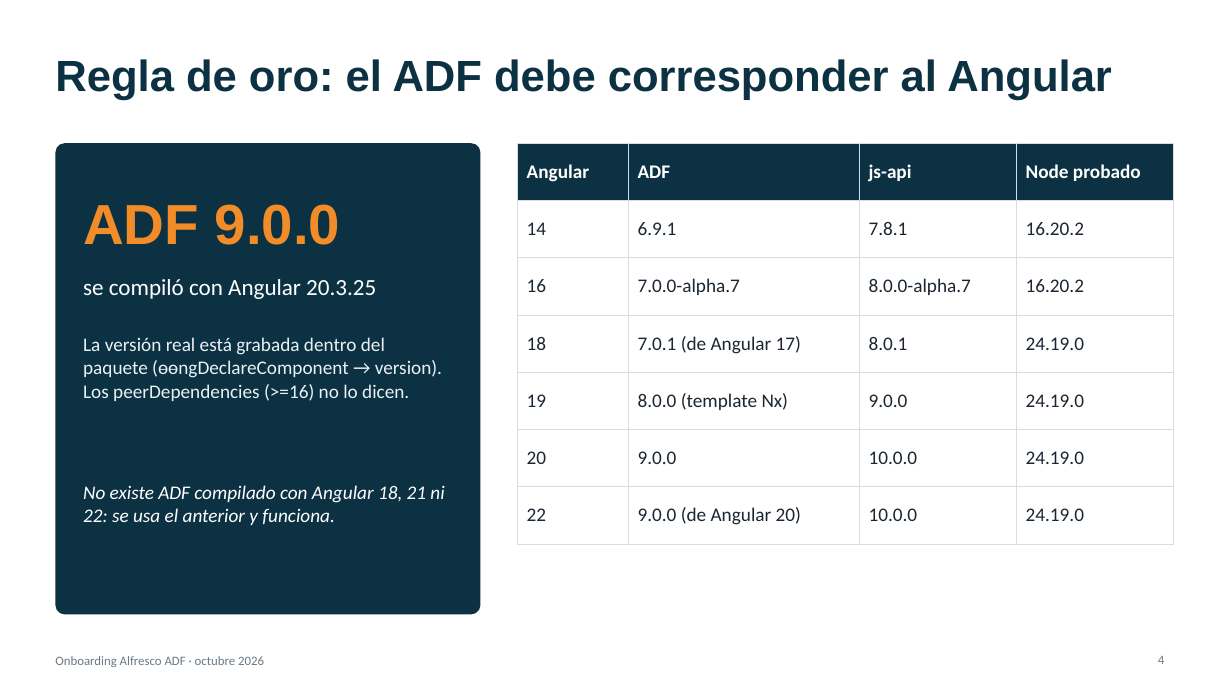
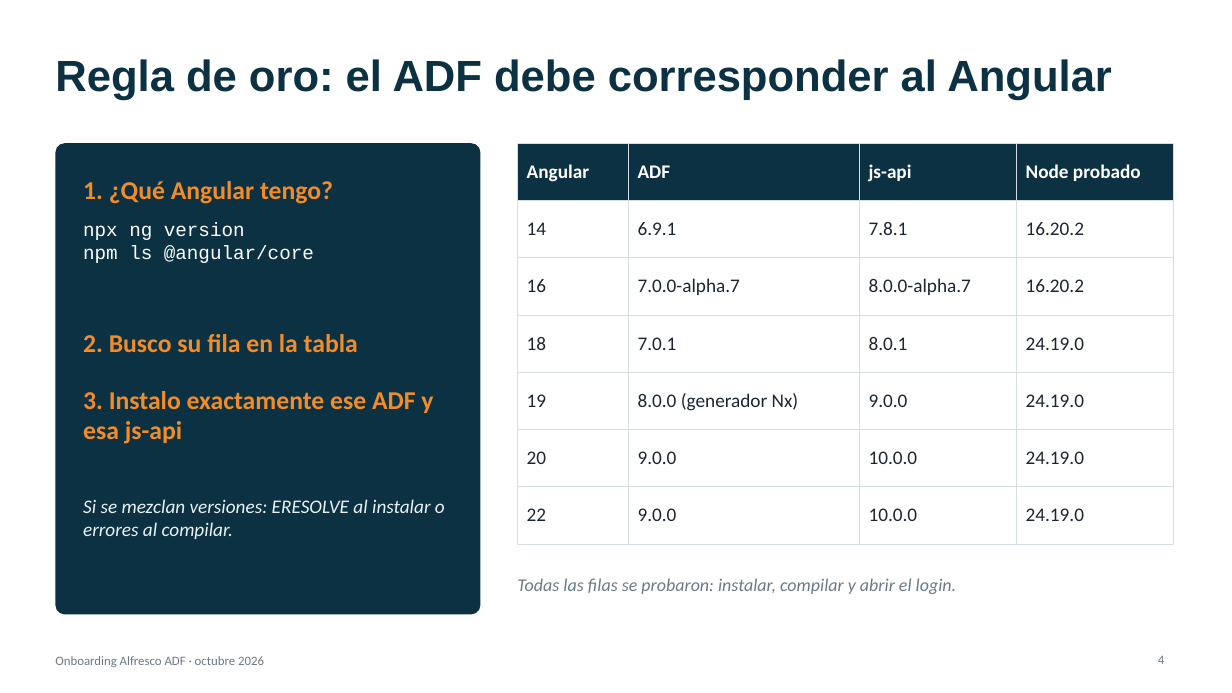
Before and after one commit to renzoqamao/alfresco-adf-onboarding, a slide deck: slide 4 of docs/onboarding-adf.pptx. Drawn at 1232x693 pixels with LibreOffice and Linux fonts; fonts in the diff are those of the drawing. Boxes give left, top, right and bottom in pixels: in the first picture for what was removed or moved away, otherwise in the second. Text is boxed around its words. In the diff, an @@ line names an element or a change of style, - is before the commit and + after.

```diff
--- a/docs/onboarding-adf.pptx
+++ b/docs/onboarding-adf.pptx
@@ table at (518,143,1174,525) @@
-row 4, column 2: 7.0.1 (de Angular 17)
+row 4, column 2: 7.0.1
-row 5, column 2: 8.0.0 (template Nx)
+row 5, column 2: 8.0.0 (generador Nx)
-row 7, column 2: 9.0.0 (de Angular 20)
+row 7, column 2: 9.0.0
@@ text at (83,181,333,204): text changed; size 44 to 20 pt; font Arial to Calibri @@
-ADF 9.0.0
+1. ¿Qué Angular tengo?
@@ text at (83,222,314,263): text changed; size 18 to 15 pt; font Calibri to Courier New @@
-se compiló con Angular 20.3.25
+npx ng version
+npm ls @angular/core
@@ text "npx ng version" at (83,222,314,263): vertical alignment middle to top @@
@@ text "2. Busco su fila en ..." at (83,334,358,352): vertical alignment top to middle @@
@@ text at (83,334,358,352): text changed; size 15 to 20 pt; text colour #EAF1F4 to #F28C28; bold on @@
-La versión real está grabada dentro del paquete (ɵɵngDeclareComponent → version). Los peerDependencies (>=16) no lo dicen.
+2. Busco su fila en la tabla
@@ text at (83,391,433,444): text changed; size 15 to 20 pt; text colour #FFFFFF to #F28C28; bold on; italic off @@
-No existe ADF compilado con Angular 18, 21 ni 22: se usa el anterior y funciona.
+3. Instalo exactamente ese ADF y esa js-api
@@ text added at (83,499,445,539), 15 pt, text #EAF1F4, italic @@
+Si se mezclan versiones: ERESOLVE al instalar o errores al compilar.
@@ text added at (517,578,957,594), 14 pt, text #6B7A86, italic @@
+Todas las filas se probaron: instalar, compilar y abrir el login.
```
Also in this commit, not shown: 11 other slides changed, 3 slides added, 2 slides removed, 4 other files.
